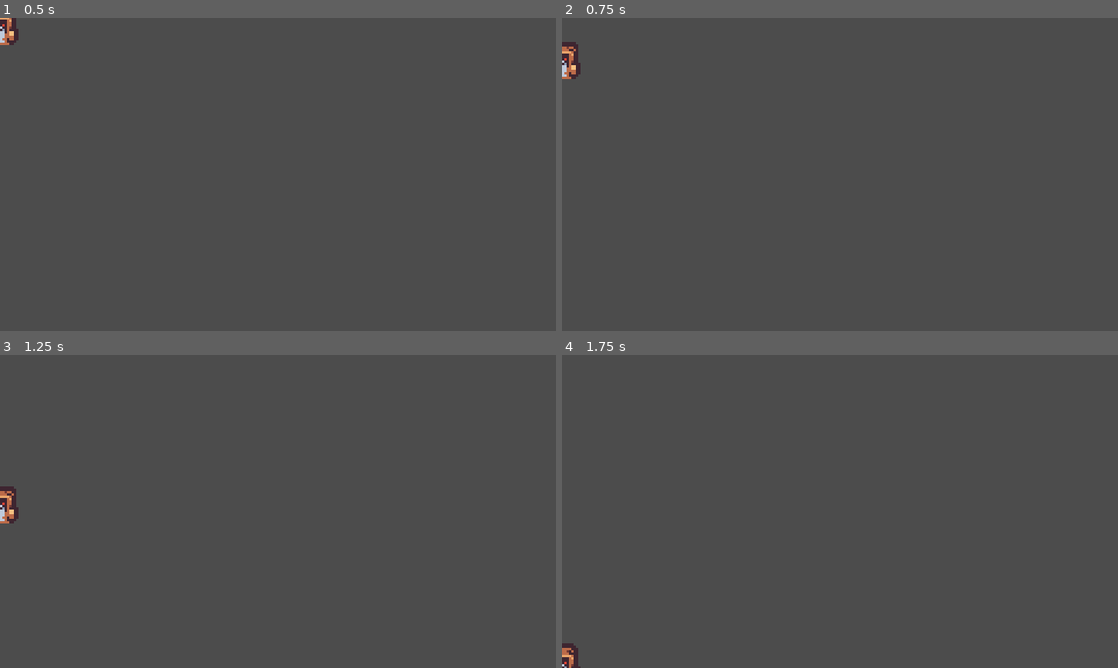
Above: before the commit, frames 1-4 (two rows, left to right).
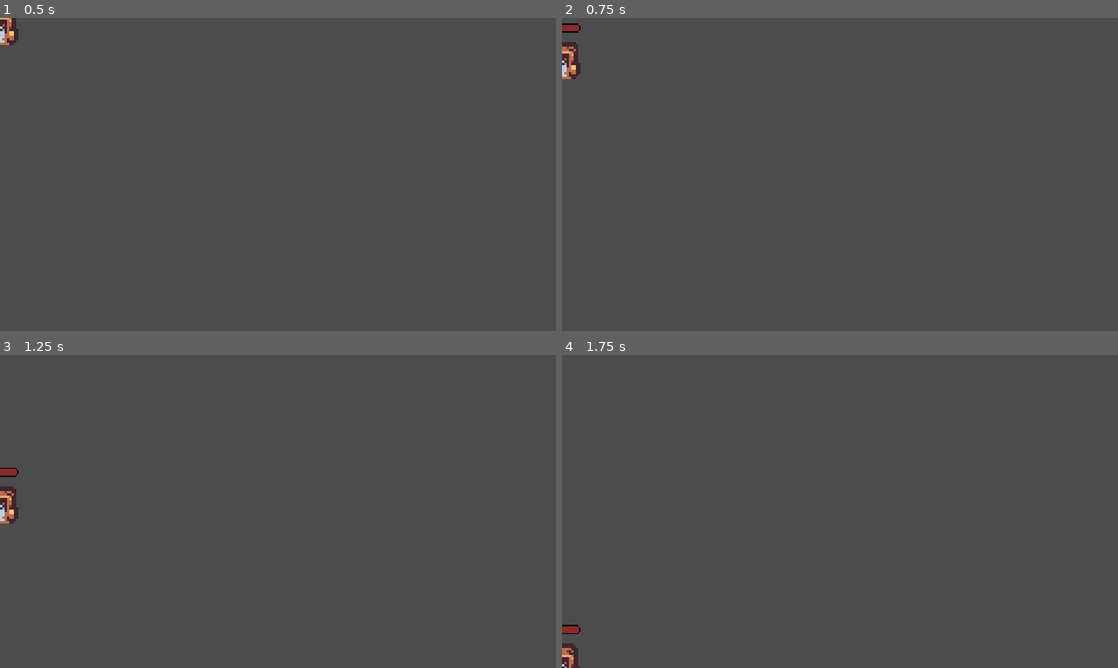
Above: after the commit, the same moments.

Repository: antronomo/RunningHalls
Game: Godot game, scene res://Enemies/DarkWizard.tscn
Same seed, same stepped clock (60 frames per second), same inputs: the game is played once before the commit and once after it. The project has no main scene, so this scene is started directly.
Inputs:
- Up to frame 1 (0.5 s): no input
- Up to frame 2 (0.75 s): no input
- Up to frame 3 (1.25 s): no input
- Up to frame 4 (1.75 s): no input

Frame 1 is identical in both runs. In frame 2, less than 0.1% of the frame differs, in the area x 0-4%, y 1-5%; in frame 3, less than 0.1%; in frame 4, less than 0.1%.

Commit message:
Los enemigos tienen barra de vida: si, eso es todo, ahora los enemigos aparecen con su propia barra de vida que indica cómo van de salud.
cambios menores:
-Corregido el nombre del nivel 0.
-Corregido el nombre en inglés de la barra de vida.
-Añadido un pequeño detalle al README.txt
-Añadido dos imágenes para la barra de vida.

Lo siguiente en que trabajaré será en la UI del juego, o al menos,
en una barra de vida para el jugador.

Diff:
--- /dev/null
+++ b/Components/HealthBar.tscn
@@ -0,0 +1,24 @@
+[gd_scene load_steps=4 format=2]
+
+[ext_resource path="res://Scripts/HealthBar.gd" type="Script" id=1]
+[ext_resource path="res://Assets/img/OverBar2.png" type="Texture" id=2]
+[ext_resource path="res://Assets/img/ProgressBar2.png" type="Texture" id=3]
+
+[node name="HealthBar" type="TextureProgress"]
+margin_left = -8.0
+margin_top = -24.0
+margin_right = 8.0
+margin_bottom = -20.0
+rounded = true
+texture_under = ExtResource( 3 )
+texture_over = ExtResource( 2 )
+texture_progress = ExtResource( 3 )
+tint_under = Color( 0.188235, 0.188235, 0.188235, 1 )
+tint_over = Color( 0, 0, 0, 1 )
+tint_progress = Color( 0.545098, 0.168627, 0.168627, 1 )
+nine_patch_stretch = true
+stretch_margin_left = 2
+stretch_margin_top = 2
+stretch_margin_right = 2
+stretch_margin_bottom = 2
+script = ExtResource( 1 )
--- a/Components/LifeBar.tscn
+++ /dev/null
@@ -1,10 +0,0 @@
-[gd_scene load_steps=2 format=2]
-
-[ext_resource path="res://Scripts/LifeBar.gd" type="Script" id=1]
-
-[node name="TextureProgress" type="TextureProgress"]
-margin_left = -8.0
-margin_top = 3.0
-margin_right = 8.0
-margin_bottom = 6.0
-script = ExtResource( 1 )
--- a/Enemies/DarkWizard.tscn
+++ b/Enemies/DarkWizard.tscn
@@ -3,7 +3,7 @@
 [ext_resource path="res://Components/CoreComponent.tscn" type="PackedScene" id=1]
 [ext_resource path="res://Scripts/DarkWizard.gd" type="Script" id=2]
 [ext_resource path="res://Assets/img/DarkWizard.png" type="Texture" id=3]
-[ext_resource path="res://Scripts/LifeBar.gd" type="Script" id=4]
+[ext_resource path="res://Components/HealthBar.tscn" type="PackedScene" id=4]
 
 [sub_resource type="CircleShape2D" id=4]
 radius = 8.0
@@ -74,11 +74,4 @@
 position = Vector2( 0, -8 )
 shape = SubResource( 5 )
 
-[node name="LifeBar" type="TextureProgress" parent="."]
-anchor_left = 0.5
-anchor_right = 0.5
-margin_left = -8.0
-margin_top = 2.0
-margin_right = 8.0
-margin_bottom = 5.0
-script = ExtResource( 4 )
+[node name="HealthBar" parent="." instance=ExtResource( 4 )]
--- a/Enemies/Humacean.tscn
+++ b/Enemies/Humacean.tscn
@@ -3,7 +3,7 @@
 [ext_resource path="res://Scripts/CoreComponent.gd" type="Script" id=1]
 [ext_resource path="res://Scripts/Humacean.gd" type="Script" id=2]
 [ext_resource path="res://Assets/img/Crab.png" type="Texture" id=3]
-[ext_resource path="res://Scripts/LifeBar.gd" type="Script" id=4]
+[ext_resource path="res://Components/HealthBar.tscn" type="PackedScene" id=4]
 
 [sub_resource type="CircleShape2D" id=1]
 radius = 8.0
@@ -77,13 +77,6 @@
 anims/Dancing = SubResource( 3 )
 anims/RESET = SubResource( 4 )
 
-[node name="LifeBar" type="TextureProgress" parent="."]
-anchor_left = 0.5
-anchor_right = 0.5
-margin_left = -8.0
-margin_top = 2.0
-margin_right = 8.0
-margin_bottom = 5.0
-script = ExtResource( 4 )
+[node name="HealthBar" parent="." instance=ExtResource( 4 )]
 
 [connection signal="area_entered" from="CoreComponent" to="CoreComponent" method="_on_CoreComponent_area_entered"]
--- a/Level/Level_0.tscn
+++ b/Level/Level0.tscn
@@ -1,6 +1,6 @@
 [gd_scene load_steps=8 format=2]
 
-[ext_resource path="res://Scripts/Level_0.gd" type="Script" id=1]
+[ext_resource path="res://Scripts/Level0.gd" type="Script" id=1]
 [ext_resource path="res://Assets/img/Ground.png" type="Texture" id=2]
 [ext_resource path="res://Assets/img/DownGround.png" type="Texture" id=3]
 [ext_resource path="res://Player/Player.tscn" type="PackedScene" id=4]
@@ -12,7 +12,7 @@
 [sub_resource type="RectangleShape2D" id=3]
 extents = Vector2( 38.5, 68.5 )
 
-[node name="Level_0" type="Node2D"]
+[node name="Level0" type="Node2D"]
 script = ExtResource( 1 )
 
 [node name="ParallaxBackground" type="ParallaxBackground" parent="."]
--- a/Scripts/Enemy.gd
+++ b/Scripts/Enemy.gd
@@ -6,6 +6,7 @@
 
 
 # onready var core_comp : Area2D = $CoreComponent
+onready var healthBar : HealthBar = get_node("HealthBar")
 
 
 var stats : Dictionary
@@ -17,11 +18,17 @@
 	# 	print('a '+ my_name +' is the chosen one')
 
 	stats = $CoreComponent.get_stats()
-	$LifeBar.max_value = stats.life
+	if healthBar:
+		healthBar.max_value = stats.life
+		healthBar.value = stats.life
+	else:
+		print(my_name + ' dont have a healthbar')
 
 
 func seeHP(hp : int) -> void:
 	print(my_name + ' life is: ' + str(hp))
+
+	healthBar.value = hp
 
 	if hp <= 0:
 		hecking_die()
--- a/Scripts/LifeBar.gd
+++ b/Scripts/HealthBar.gd
@@ -1,2 +1,2 @@
 extends TextureProgress
-class_name LifeBar
+class_name HealthBar
--- a/project.godot
+++ b/project.godot
@@ -19,21 +19,21 @@
 "language": "GDScript",
 "path": "res://Scripts/Enemy.gd"
 }, {
+"base": "TextureProgress",
+"class": "HealthBar",
+"language": "GDScript",
+"path": "res://Scripts/HealthBar.gd"
+}, {
 "base": "Node2D",
 "class": "Level",
 "language": "GDScript",
-"path": "res://Scripts/Level_0.gd"
-}, {
-"base": "TextureProgress",
-"class": "LifeBar",
-"language": "GDScript",
-"path": "res://Scripts/LifeBar.gd"
+"path": "res://Scripts/Level0.gd"
 } ]
 _global_script_class_icons={
 "CoreComponent": "",
 "Enemy": "",
-"Level": "",
-"LifeBar": ""
+"HealthBar": "",
+"Level": ""
 }
 
 [application]
Binary file added: Assets/img/BarOver.png
Not shown, added: Assets/img/BarOver.png.import
Binary file added: Assets/img/BarProgress.png
Not shown, added: Assets/img/BarProgress.png.import
Binary file added: Assets/img/OverBar2.png
Not shown, added: Assets/img/OverBar2.png.import
Binary file added: Assets/img/ProgressBar2.png
Not shown, added: Assets/img/ProgressBar2.png.import
Not shown, changed: README.txt
Renamed: Scripts/Level_0.gd -> Scripts/Level0.gd
Not shown, changed: Tareas.txt
